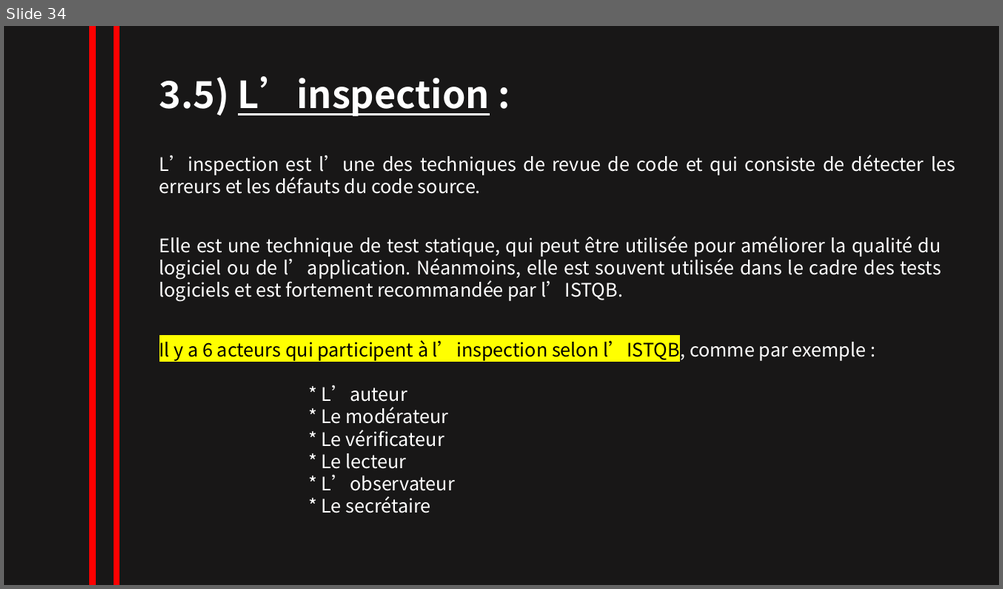
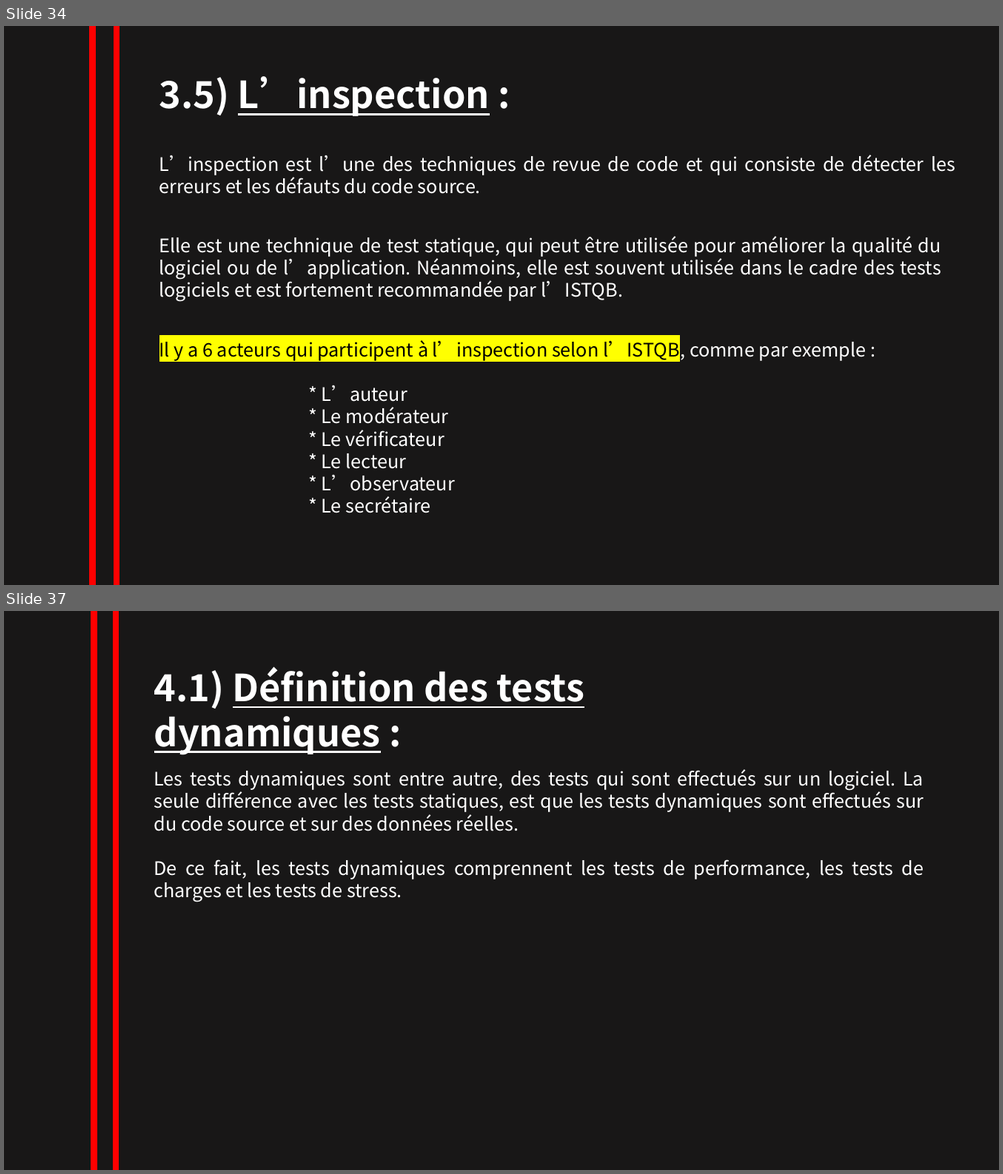
Before and after one commit to NesrineZitouni11/nesrine_zitouni, a slide deck: TRAVAUX/powerpointRevisionISTQB.pptx. Shown one above the other, each under a label of ours: slide 34 before the commit, slides 34 and 37 after it; the slides between them are not shown. The pictures are 1003x589 and 1003x1174 pixels, drawn with LibreOffice and Linux fonts; fonts in the diff are those of the drawing. Boxes give left, top, right and bottom in pixels: in the first picture for what was removed or moved away, otherwise in the second. Text is boxed around its words. In the diff, an @@ line names an element or a change of style, - is before the commit and + after.

```diff
--- a/TRAVAUX/powerpointRevisionISTQB.pptx
+++ b/TRAVAUX/powerpointRevisionISTQB.pptx
@@ slide 37 added at (x1=4, y1=611, x2=999, y2=1170), background #181717 @@
@@ line added from (94, 611) to (94, 1170), #FF0000 6 pt @@
@@ line added from (116, 611) to (116, 1170), #FF0000 6 pt @@
@@ text added at (x1=154, y1=667, x2=585, y2=755), 36 pt, text #FFFFFF, bold, underline @@
+4.1) Définition des tests dynamiques :
@@ text added at (x1=154, y1=769, x2=924, y2=903), 18 pt, text #FFFFFF @@
+Les tests dynamiques sont entre autre, des tests qui sont effectués sur un logiciel. La seule différence avec les tests statiques, est que les tests dynamiques sont effectués sur du code source et sur des données réelles.
+De ce fait, les tests dynamiques comprennent les tests de performance, les tests de charges et les tests de stress.
```
Also in this commit, not shown: 1 slide changed, 1 other slide added.
